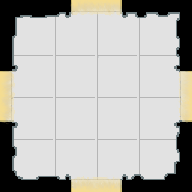
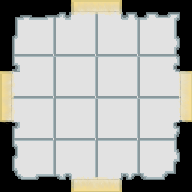
Comparing the layer stacks of the two 192x192 images. Changes:
showed "Layer #9", painted on it over [0, 0, 192, 192]
